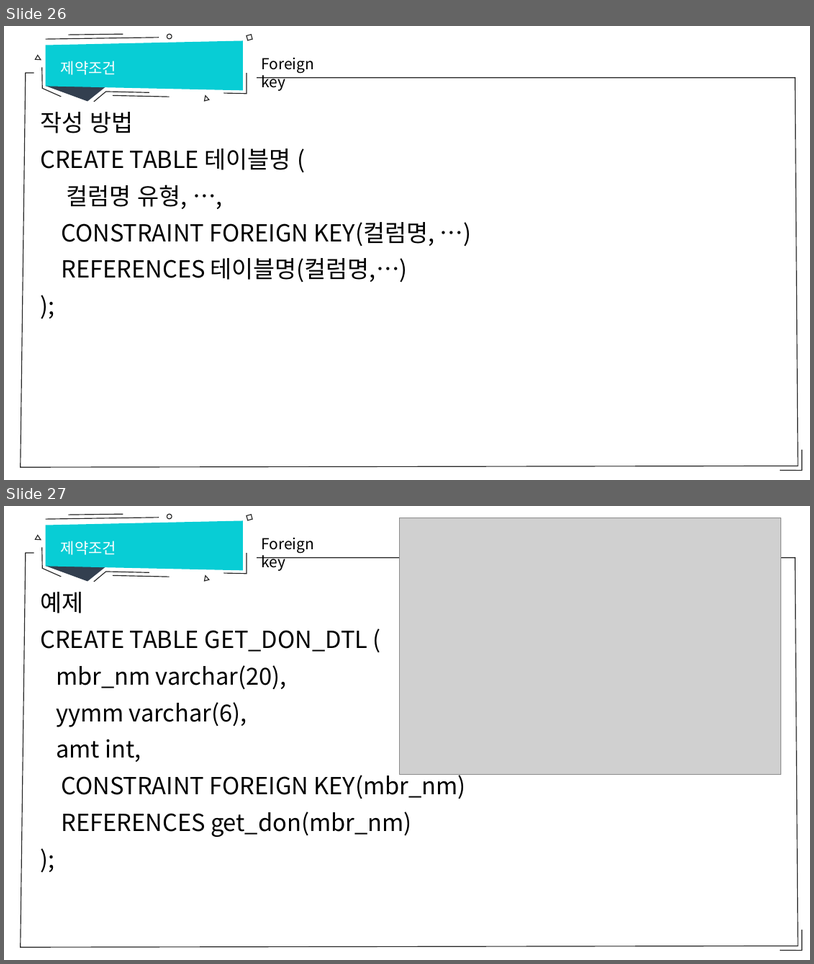
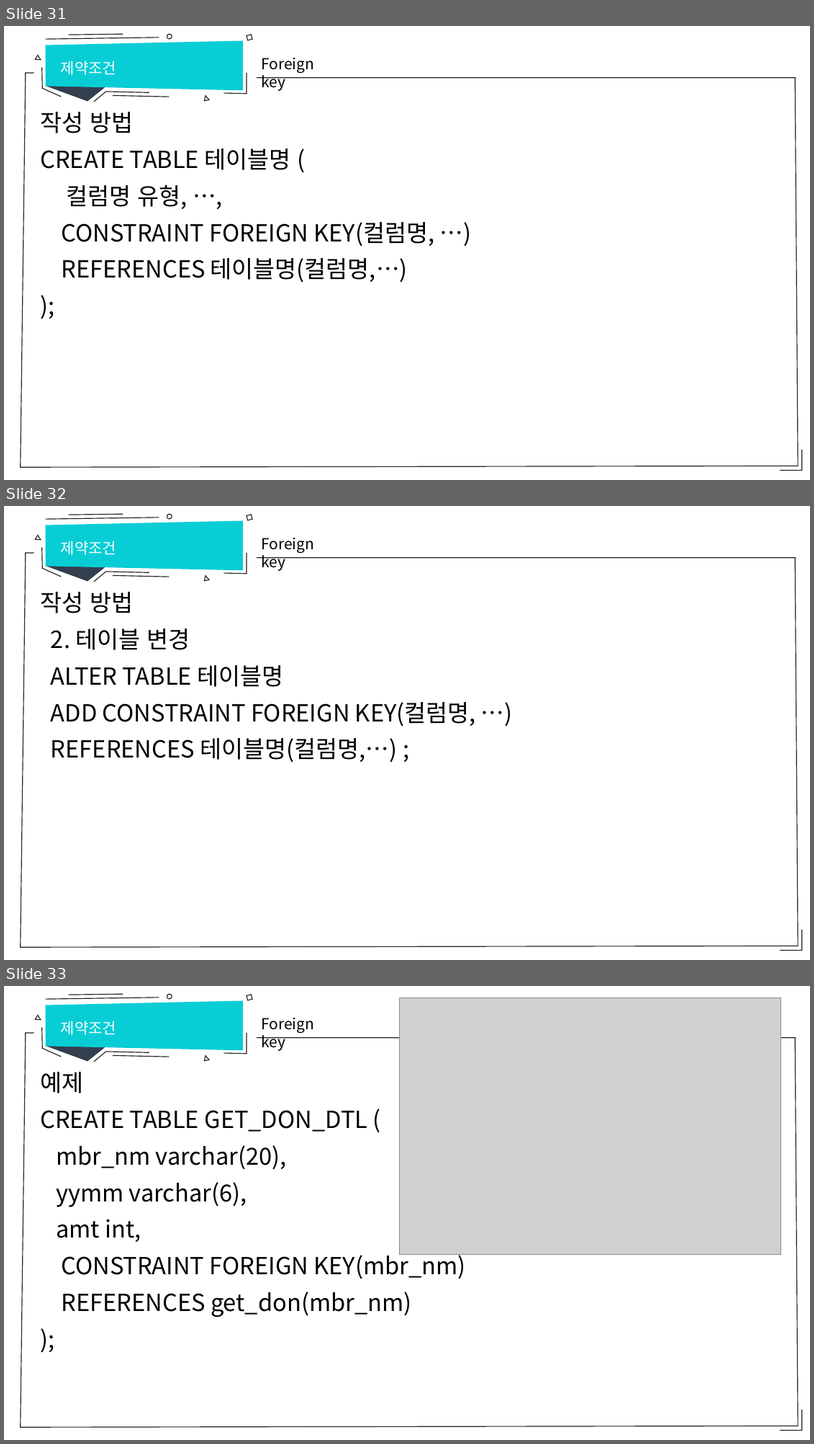
Before and after one commit to hitxid/openDatabase, a slide deck: database/제약조건.pptx. Shown one above the other, each under a label of ours: slides 26 and 27 before the commit, slides 31, 32 and 33 after it. The pictures are 814x964 and 814x1444 pixels, drawn with LibreOffice and Linux fonts; fonts in the diff are those of the drawing; grey boxes stand for pictures. Boxes give left, top, right and bottom in pixels: in the first picture for what was removed or moved away, otherwise in the second. Text is boxed around its words. In the diff, an @@ line names an element or a change of style, - is before the commit and + after.

Commit message:
제약조건 실습 내용 추가

```diff
--- a/database/제약조건.pptx
+++ b/database/제약조건.pptx
@@ slide 32 added at <box>4,506,810,960</box>, background #FFFFFF; not listed: 14 template elements that a slide beside it also shows @@
@@ text added at <box>61,541,116,555</box>, 18 pt, text #FFFFFF @@
+제약조건
@@ text added at <box>261,538,314,571</box>, 18 pt, text #000000 @@
+Foreign key
@@ text added at <box>40,592,476,762</box>, 28 pt, text #000000 @@
+작성 방법
+2. 테이블 변경
+ALTER TABLE 테이블명
+ADD CONSTRAINT FOREIGN KEY(컬럼명, …)
+REFERENCES 테이블명(컬럼명,…) ;
@@ what was slide 26 is now slide 31 @@
@@ what was slide 27 is now slide 33 @@
```
Also in this commit, not shown: 5 other slides added, 2 other files.
